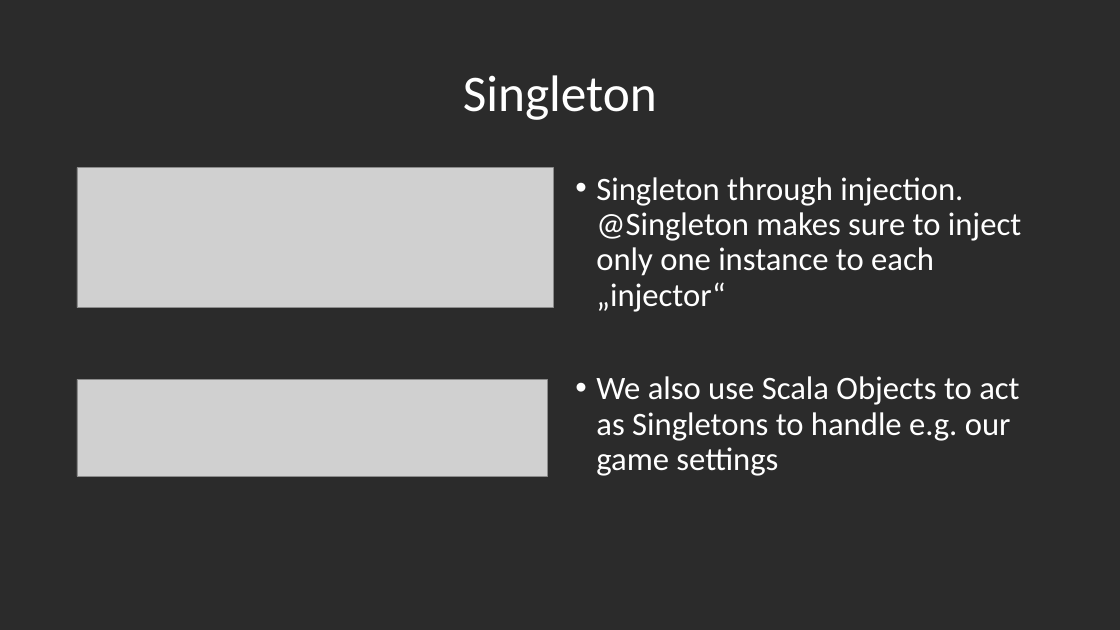
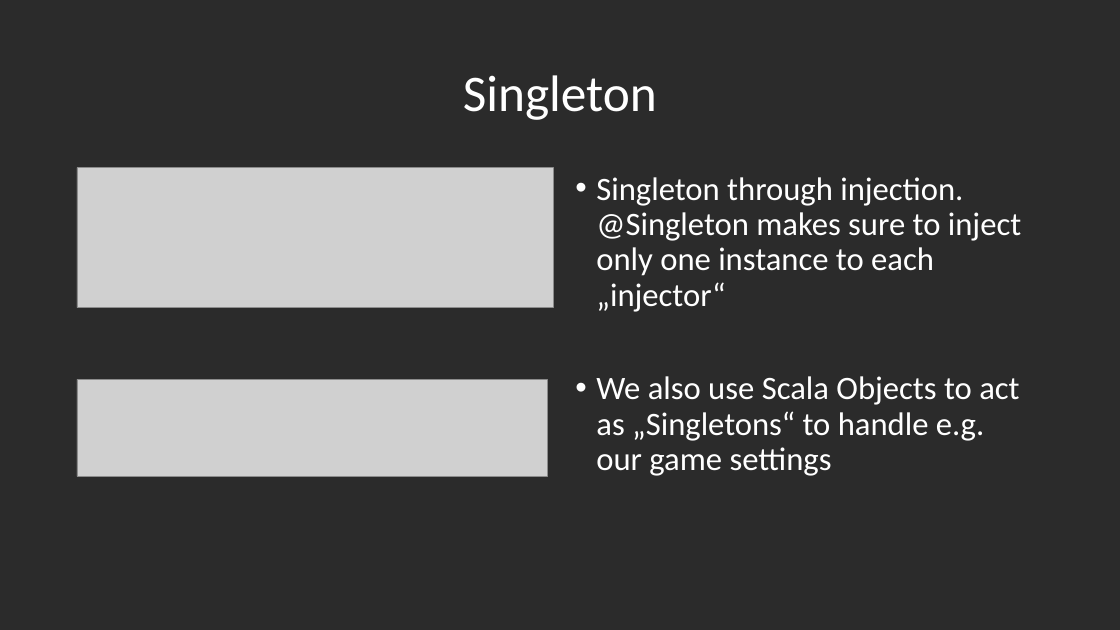
Before and after one commit to segidev/htwg.se.awol, a slide deck: slide 14 of Projektpräsentation SE.pptx. Drawn at 1120x630 pixels with LibreOffice and Linux fonts; fonts in the diff are those of the drawing; grey boxes stand for pictures; background and template pictures are left out; a plain dark background stands for a picture behind light text. Boxes give left, top, right and bottom in pixels: in the first picture for what was removed or moved away, otherwise in the second. Text is boxed around its words. In the diff, an @@ line names an element or a change of style, - is before the commit and + after.

Commit message:
small changes

```diff
--- a/Projektpräsentation SE.pptx
+++ b/Projektpräsentation SE.pptx
@@ text at box(596, 376, 1019, 476): text changed @@
-• We also use Scala Objects to act as Singletons to handle e.g. our game settings
+• We also use Scala Objects to act as „Singletons“ to handle e.g. our game settings
```
Also in this commit, not shown: 2 other slides changed.
